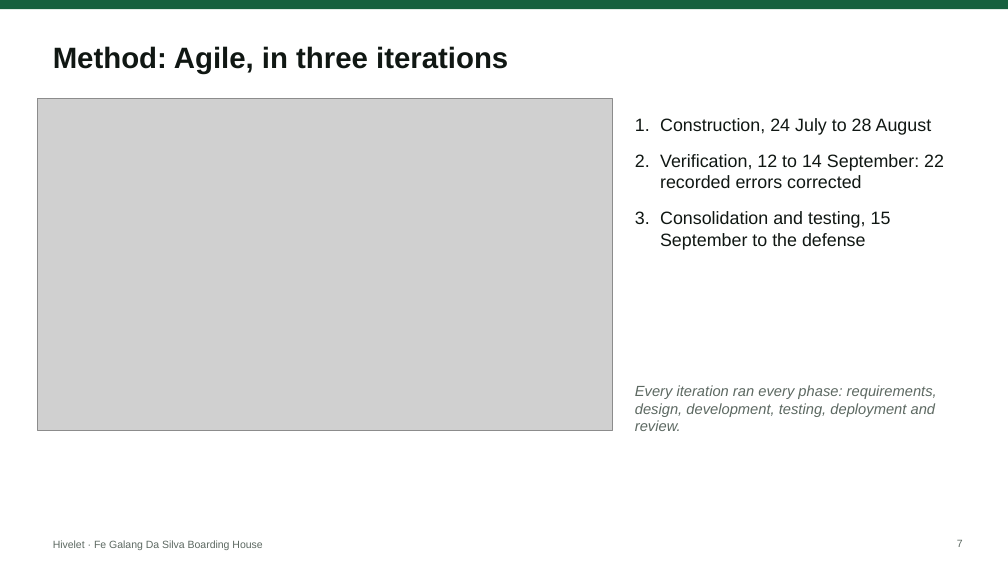
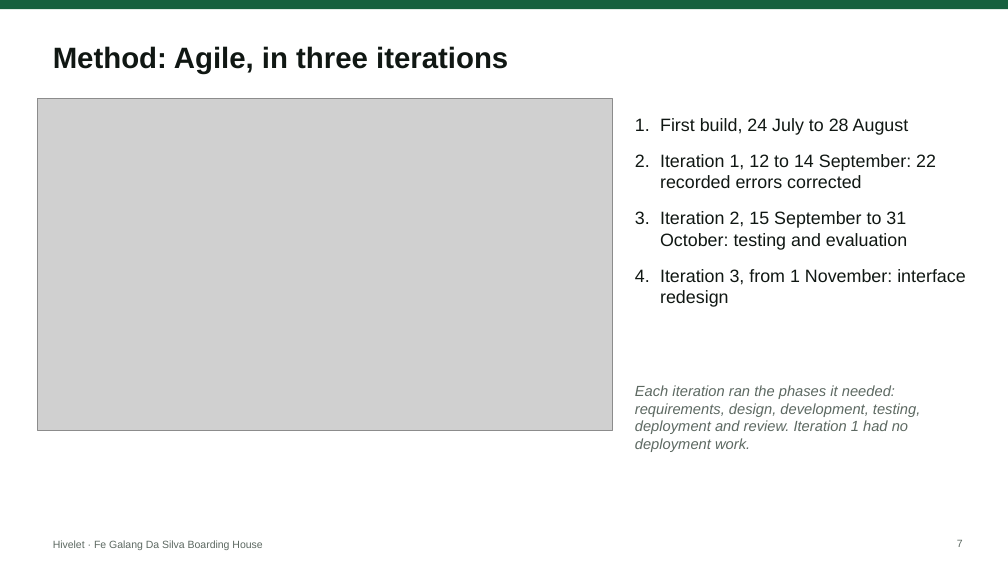
Before and after one commit to SeanJerve/hivelet, a slide deck: slide 7 of FINAL/HIVELET DEFENSE SLIDES.pptx. Drawn at 1008x567 pixels with LibreOffice and Linux fonts; fonts in the diff are those of the drawing; grey boxes stand for pictures. Boxes give left, top, right and bottom in pixels: in the first picture for what was removed or moved away, otherwise in the second. Text is boxed around its words. In the diff, an @@ line names an element or a change of style, - is before the commit and + after.

```diff
--- a/FINAL/HIVELET DEFENSE SLIDES.pptx
+++ b/FINAL/HIVELET DEFENSE SLIDES.pptx
@@ text at [660,118,966,307]: text changed @@
-1. Construction, 24 July to 28 August
-2. Verification, 12 to 14 September: 22 recorded errors corrected
-3. Consolidation and testing, 15 September to the defense
+1. First build, 24 July to 28 August
+2. Iteration 1, 12 to 14 September: 22 recorded errors corrected
+3. Iteration 2, 15 September to 31 October: testing and evaluation
+4. Iteration 3, from 1 November: interface redesign
@@ text at [635,385,920,452]: text changed @@
-Every iteration ran every phase: requirements, design, development, testing, deployment and review.
+Each iteration ran the phases it needed: requirements, design, development, testing, deployment and review. Iteration 1 had no deployment work.
```
Also in this commit, not shown: 6 other files.
